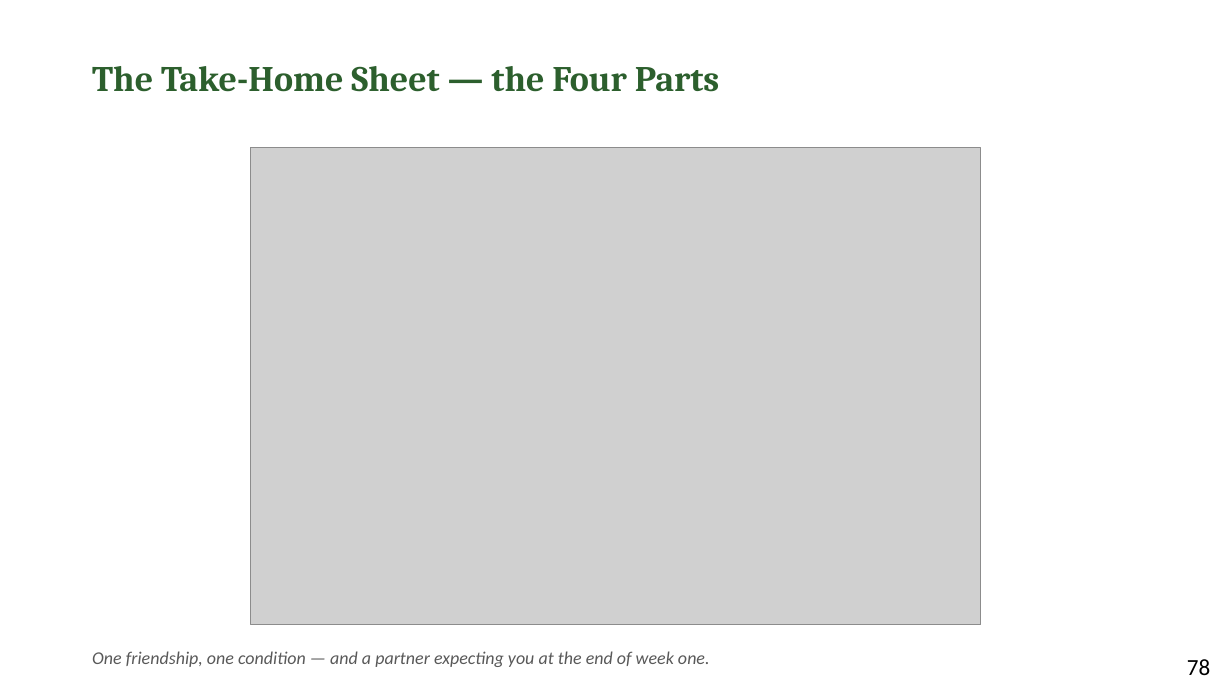
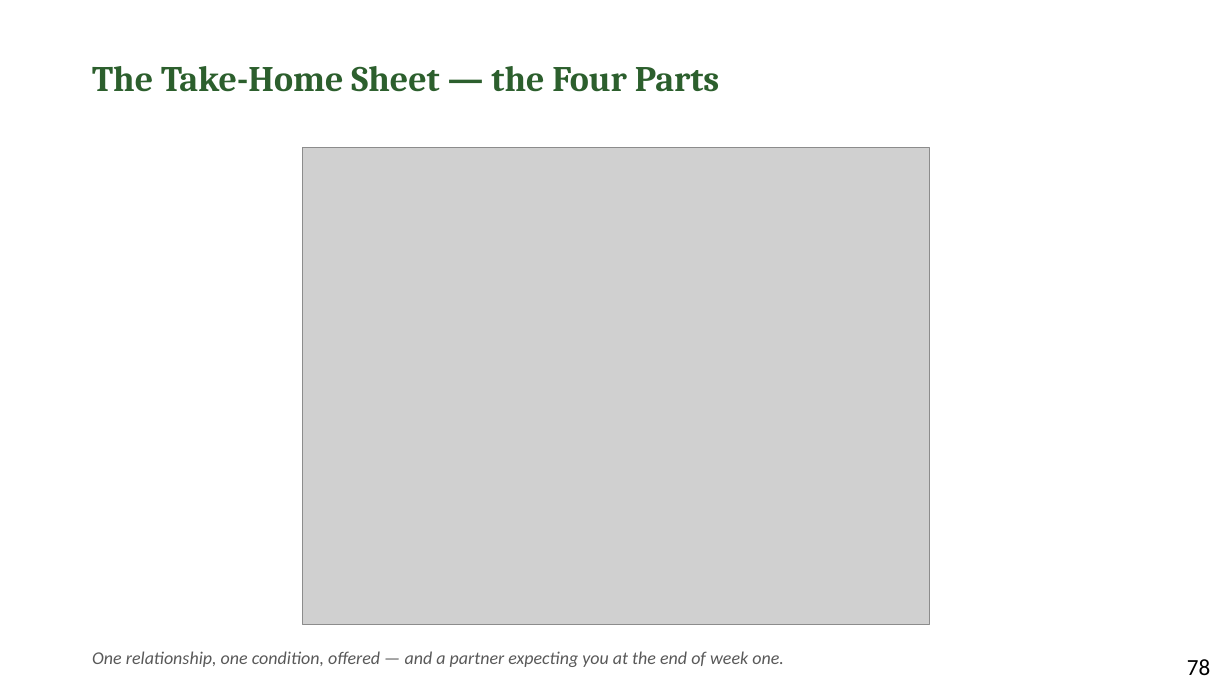
Before and after one commit to jgtittle-ministries/fellowship-of-the-heart-pilot-at-cca-dev, a slide deck: slide 14 of _implementation-notes/evening-series/FotH Evening Session 5 Slides DRAFT v1.pptx. Drawn at 1232x693 pixels with LibreOffice and Linux fonts; fonts in the diff are those of the drawing; grey boxes stand for pictures. Boxes give left, top, right and bottom in pixels: in the first picture for what was removed or moved away, otherwise in the second. Text is boxed around its words. In the diff, an @@ line names an element or a change of style, - is before the commit and + after.

```diff
--- a/_implementation-notes/evening-series/FotH Evening Session 5 Slides DRAFT v1.pptx
+++ b/_implementation-notes/evening-series/FotH Evening Session 5 Slides DRAFT v1.pptx
@@ picture: place and size @@
-picture at [251, 148, 982, 625]
+picture at [303, 148, 930, 625]
@@ text at [92, 651, 784, 667]: text changed @@
-One friendship, one condition — and a partner expecting you at the end of week one.
+One relationship, one condition, offered — and a partner expecting you at the end of week one.
```
Also in this commit, not shown: 2 other slides changed, 15 other files.
